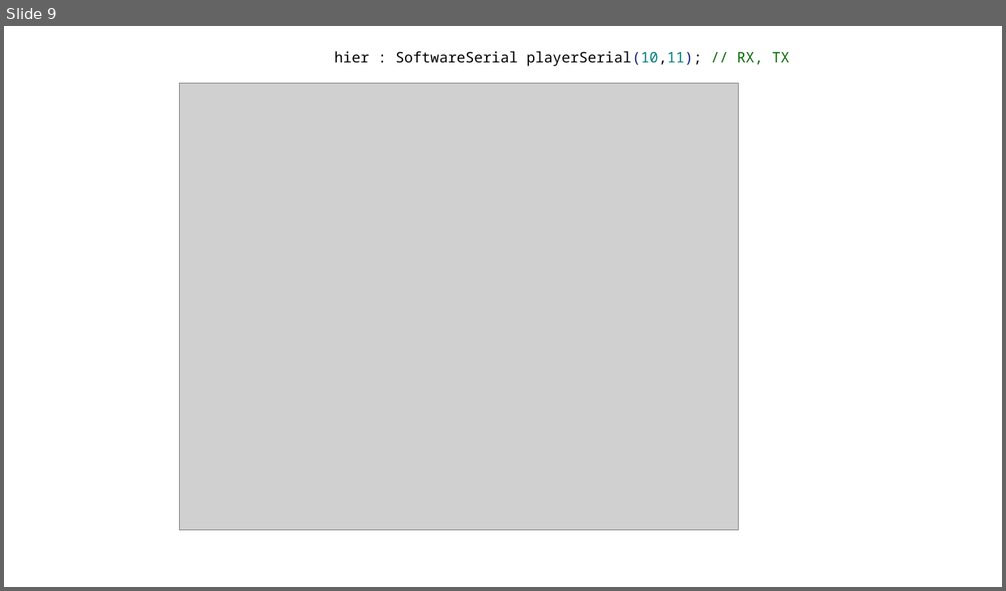
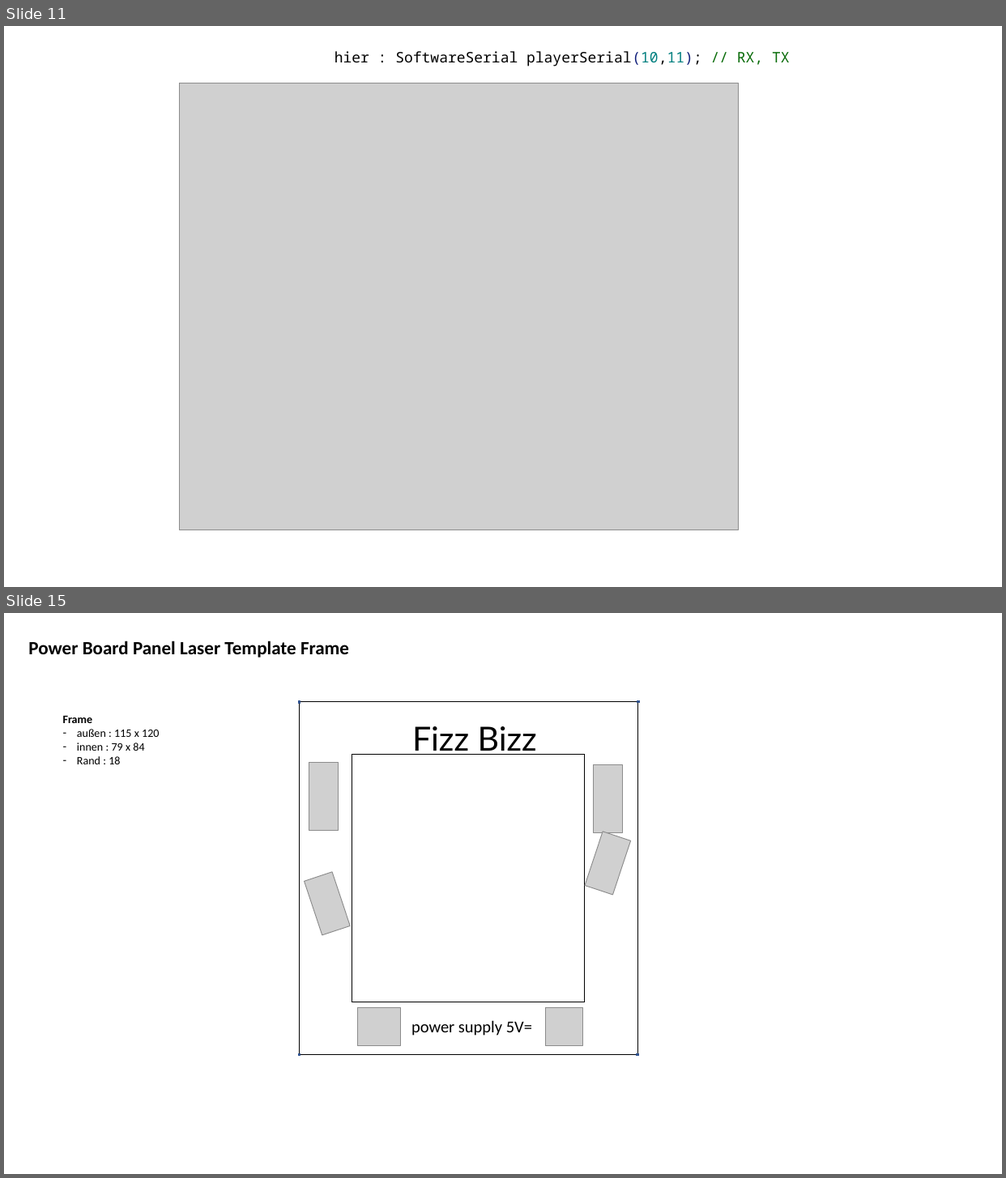
Before and after one commit to jeskes/activityboard, a slide deck: Activityboard.pptx. Shown one above the other, each under a label of ours: slide 9 before the commit, slides 11 and 15 after it; the slides between them are not shown. The pictures are 1006x591 and 1006x1178 pixels, drawn with LibreOffice and Linux fonts; fonts in the diff are those of the drawing; grey boxes stand for pictures. Boxes give left, top, right and bottom in pixels: in the first picture for what was removed or moved away, otherwise in the second. Text is boxed around its words. In the diff, an @@ line names an element or a change of style, - is before the commit and + after.

```diff
--- a/Activityboard.pptx
+++ b/Activityboard.pptx
@@ slide 15 added at [4,613,1002,1174], background #FFFFFF @@
@@ title added at [28,641,349,658], 18 pt, text #000000, bold @@
+Power Board Panel Laser Template Frame
@@ rectangle added at [299,701,638,1054], outline #000000 0.25 pt @@
@@ rectangle added at [299,701,300,703], fill #4472C4, outline #325491 1 pt @@
@@ rectangle added at [637,701,639,703], fill #4472C4, outline #325491 1 pt @@
@@ text added at [63,716,159,764], 11 pt, text #000000 @@
+Frame
+– außen : 115 x 120
+– innen : 79 x 84
+– Rand : 18
@@ text added at [412,726,537,755], 32 pt, text #000000 @@
+Fizz Bizz
@@ rectangle added at [352,755,585,1003], outline #000000 0.25 pt @@
@@ picture added at [309,763,338,831] @@
@@ picture added at [593,765,622,833] @@
@@ picture added at [585,832,631,895] @@
@@ picture added at [305,872,350,935] @@
@@ picture added at [358,1007,401,1046] @@
@@ text added at [411,1020,532,1036], 16 pt, text #000000 @@
+power supply 5V=
@@ picture added at [545,1007,582,1046] @@
@@ rectangle added at [299,1054,300,1055], fill #4472C4, outline #325491 1 pt @@
@@ rectangle added at [637,1054,638,1056], fill #4472C4, outline #325491 1 pt @@
@@ what was slide 9 is now slide 11 @@
```
Also in this commit, not shown: 3 slides changed, 10 other slides added, 46 other files.
